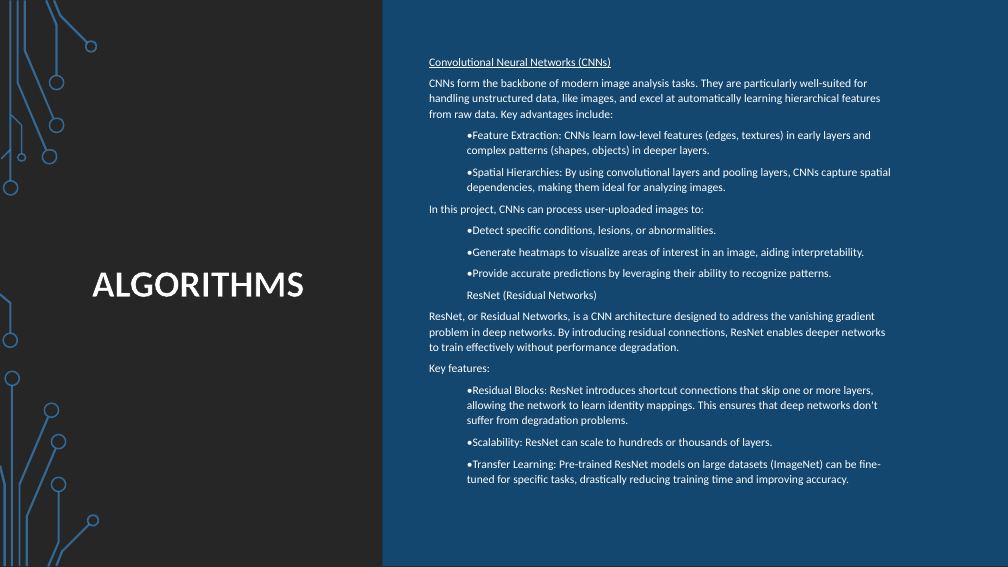
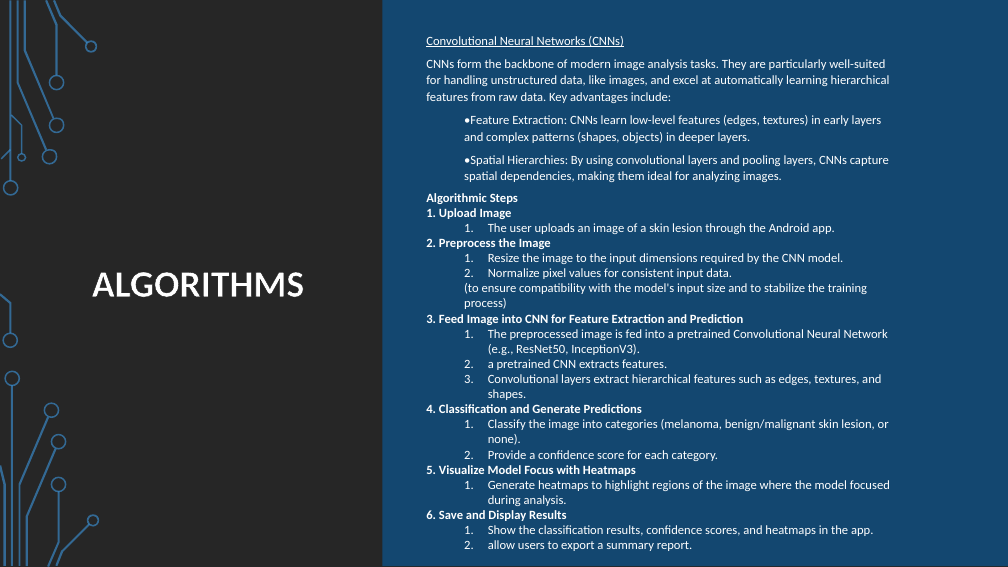
Before and after one commit to MEISTER97/Project-Skin-disease-detection, a slide deck: slide 11 of docs/Presentation.pptx (slide 9 before the commit). Drawn at 1008x567 pixels with LibreOffice and Linux fonts; fonts in the diff are those of the drawing; background and template pictures are left out. Boxes give left, top, right and bottom in pixels: in the first picture for what was removed or moved away, otherwise in the second. Text is boxed around its words. In the diff, an @@ line names an element or a change of style, - is before the commit and + after.

```diff
--- a/docs/Presentation.pptx
+++ b/docs/Presentation.pptx
@@ text "Convolutional Neural Networks (CNNs)": place and size @@
-text "Convolutional Neural Networks (CNNs)" at [429, 57, 891, 485]
+text "Convolutional Neural Networks (CNNs)" at [426, 36, 890, 551]
@@ text at [426, 36, 890, 182]: size 11 to 12 pt in "Convolutional Neural Networks (CNNs)", "CNNs form the backbone of modern image ...", "•Feature Extraction: CNNs learn low-level features (edges, ...", "•Spatial Hierarchies: By using convolutional layers and ..." @@
@@ text at [426, 193, 890, 551]: text changed; size 11 to 12 pt @@
-In this project, CNNs can process user-uploaded images to:
-  •Detect specific conditions, lesions, or abnormalities.
-  •Generate heatmaps to visualize areas of interest in an image, aiding interpretability.
-  •Provide accurate predictions by leveraging their ability to recognize patterns.
-  ResNet (Residual Networks)
-ResNet, or Residual Networks, is a CNN architecture designed to address the vanishing gradient problem in deep networks. By introducing residual connections, ResNet enables deeper networks to train effectively without performance degradation.
-Key features:
-  •Residual Blocks: ResNet introduces shortcut connections that skip one or more layers, allowing the network to learn identity mappings. This ensures that deep networks don't suffer from degradation problems.
-  •Scalability: ResNet can scale to hundreds or thousands of layers.
-  •Transfer Learning: Pre-trained ResNet models on large datasets (ImageNet) can be fine-tuned for specific tasks, drastically reducing training time and improving accuracy.
+Algorithmic Steps
+1. Upload Image
+  1. The user uploads an image of a skin lesion through the Android app.
+2. Preprocess the Image
+  1. Resize the image to the input dimensions required by the CNN model.
+  2. Normalize pixel values for consistent input data.
+  (to ensure compatibility with the model's input size and to stabilize the training process)
+3. Feed Image into CNN for Feature Extraction and Prediction
+  1. The preprocessed image is fed into a pretrained Convolutional Neural Network (e.g., ResNet50, InceptionV3).
+  2. a pretrained CNN extracts features.
+  3. Convolutional layers extract hierarchical features such as edges, textures, and shapes.
+4. Classification and Generate Predictions
+  1. Classify the image into categories (melanoma, benign/malignant skin lesion, or none).
+  2. Provide a confidence score for each category.
+5. Visualize Model Focus with Heatmaps
+  1. Generate heatmaps to highlight regions of the image where the model focused during analysis.
+6. Save and Display Results
+  1. Show the classification results, confidence scores, and heatmaps in the app.
+  2. allow users to export a summary report.
```
Also in this commit, not shown: 5 other slides changed, 2 slides added.
